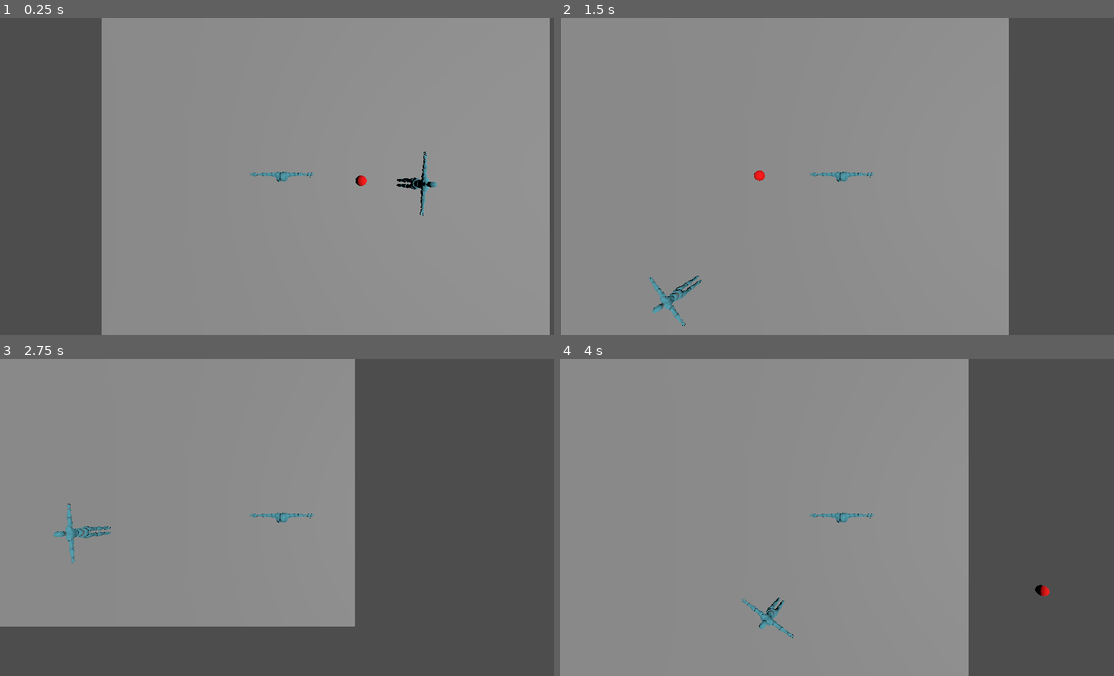
Above: before the commit, frames 1-4 (two rows, left to right).
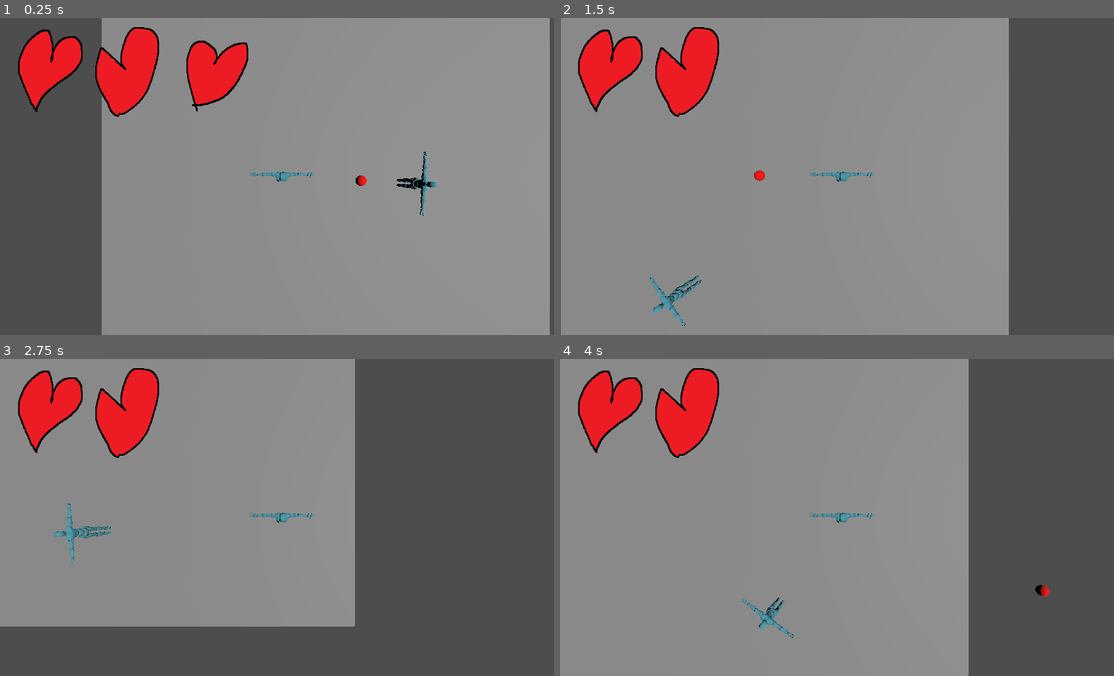
Above: after the commit, the same moments.

Repository: Alvin-Cha/Game-Skripsi
Game: Godot game, scene res://scenes/main/world.tscn
The game is run twice, just before and just after one commit, with the same random seed, the same clock (stepped at 60 frames per second) and the same inputs.
Inputs (mouse positions are in pixels of both pictures, inside the frame that each line leads up to):
- Up to frame 1 (0.25 s): no input
- Up to frame 2 (1.5 s): tap Enter (ui_accept) at 0.5, 0.77 s; move the mouse to (964, 160) at 0.52 s; hold Right (ui_right) 0.53-1.28 s; click (964, 160) at 0.67 s; move the mouse to (731, 192) at 1.27 s; hold Down (ui_down) from 1.28 s (still down)
- Up to frame 3 (2.75 s): tap Enter (ui_accept) at 1.52 s; move the mouse to (337, 447) at 2.02 s; release Down (ui_down) at 2.03 s; hold Right (ui_right) from 2.03 s (still down)
- Up to frame 4 (4 s): move the mouse to (814, 580) at 2.77 s; release Right (ui_right) at 2.78 s; hold Up (ui_up) 2.78-3.53 s; click (814, 580) at 2.92 s; tap Enter (ui_accept) at 3.02, 3.77 s; move the mouse to (1008, 565) at 3.52 s; hold Left (ui_left) from 3.53 s (still down)

The runs differ from the first frame. In frame 1, 5.7% of the frame differs, in the area x 3-45%, y 2-32%; in frame 2, 4.0%; in frame 3, 4.0%; in frame 4, 4.0%.

Commit message:
Heart Bar

Diff:
--- a/scenes/main/world.tscn
+++ b/scenes/main/world.tscn
@@ -13,6 +13,8 @@
 [node name="Player" parent="." unique_id=493579035 instance=ExtResource("1_dtyxf")]
 transform = Transform3D(1, 0, 0, 0, 1, 0, 0, 0, 1, -0.39570236, 0.75289303, 1.8593183)
 
+[node name="CanvasLayer2" type="CanvasLayer" parent="Player" unique_id=2111294293]
+
 [node name="DirectionalLight3D" type="DirectionalLight3D" parent="." unique_id=21528394]
 transform = Transform3D(-4.371139e-08, -0.86602545, 0.49999997, 0, 0.49999997, 0.86602545, -1, 3.7855173e-08, -2.1855692e-08, 8.67448, 19.76515, 1.183157)
 
--- a/scenes/player/player.tscn
+++ b/scenes/player/player.tscn
@@ -2,11 +2,15 @@
 
 [ext_resource type="PackedScene" uid="uid://cc15k4gryulr7" path="res://assets/character/Y Bot.fbx" id="1_3vyb7"]
 [ext_resource type="Script" uid="uid://ej2qld1q5uug" path="res://scripts/playerMovement.gd" id="1_g2els"]
+[ext_resource type="Texture2D" uid="uid://b5bqjnd3wovpf" path="res://assets/UI/Health UI/heart1.png" id="3_p47bc"]
+[ext_resource type="Texture2D" uid="uid://b47quklyec7g8" path="res://assets/UI/Health UI/heart2.png" id="4_75vfm"]
+[ext_resource type="Texture2D" uid="uid://b5lq51xvb1gdc" path="res://assets/UI/Health UI/heart3.png" id="5_0owmy"]
 
 [sub_resource type="CapsuleShape3D" id="CapsuleShape3D_g2els"]
 
-[node name="Player" type="CharacterBody3D" unique_id=493579035]
+[node name="Player" type="CharacterBody3D" unique_id=493579035 node_paths=PackedStringArray("heart_textures")]
 script = ExtResource("1_g2els")
+heart_textures = [NodePath("CanvasLayer/HBoxContainer/TextureRect"), NodePath("CanvasLayer/HBoxContainer/TextureRect2"), NodePath("CanvasLayer/HBoxContainer/TextureRect3")]
 
 [node name="CharacterModel" parent="." unique_id=1104563521 instance=ExtResource("1_3vyb7")]
 
@@ -16,3 +20,30 @@
 
 [node name="Camera3D" type="Camera3D" parent="." unique_id=1278298838]
 transform = Transform3D(1, 0, 0, 0, -4.371139e-08, 1, 0, -1, -4.371139e-08, 0, 7.634764, 0)
+
+[node name="CanvasLayer" type="CanvasLayer" parent="." unique_id=1064725815]
+
+[node name="HBoxContainer" type="HBoxContainer" parent="CanvasLayer" unique_id=2135594244]
+offset_left = 10.0
+offset_top = 10.0
+offset_right = 524.0
+offset_bottom = 214.0
+size_flags_stretch_ratio = 0.0
+
+[node name="TextureRect" type="TextureRect" parent="CanvasLayer/HBoxContainer" unique_id=346891530]
+custom_minimum_size = Vector2(64, 64)
+layout_mode = 2
+size_flags_stretch_ratio = 0.0
+texture = ExtResource("3_p47bc")
+
+[node name="TextureRect2" type="TextureRect" parent="CanvasLayer/HBoxContainer" unique_id=196688575]
+custom_minimum_size = Vector2(64, 64)
+layout_mode = 2
+size_flags_stretch_ratio = 0.0
+texture = ExtResource("4_75vfm")
+
+[node name="TextureRect3" type="TextureRect" parent="CanvasLayer/HBoxContainer" unique_id=1516950719]
+custom_minimum_size = Vector2(64, 64)
+layout_mode = 2
+size_flags_stretch_ratio = 0.0
+texture = ExtResource("5_0owmy")
--- a/scripts/playerMovement.gd
+++ b/scripts/playerMovement.gd
@@ -8,7 +8,11 @@
 var hp: int = 3
 var is_invulnerable: bool = false
 var invulnerability_timer: float = 0.0
+@export var heart_textures: Array[TextureRect] = []
 
+func update_hearts() -> void:
+	for i in range(heart_textures.size()):
+		heart_textures[i].visible = i < hp
 
 func _physics_process(delta: float) -> void:
 	# Handle invulnerability timer
@@ -52,6 +56,8 @@
 	if hp < 0:
 		hp = 0
 
+	update_hearts()
+
 	print("Player took damage! HP left: ", hp)
 
 	if hp <= 0:
Binary file added: assets/UI/Health UI/Heart.png
Not shown, added: assets/UI/Health UI/Heart.png.import
Binary file added: assets/UI/Health UI/heart1.png
Not shown, added: assets/UI/Health UI/heart1.png.import
Binary file added: assets/UI/Health UI/heart2.png
Not shown, added: assets/UI/Health UI/heart2.png.import
Binary file added: assets/UI/Health UI/heart3.png
Not shown, added: assets/UI/Health UI/heart3.png.import
